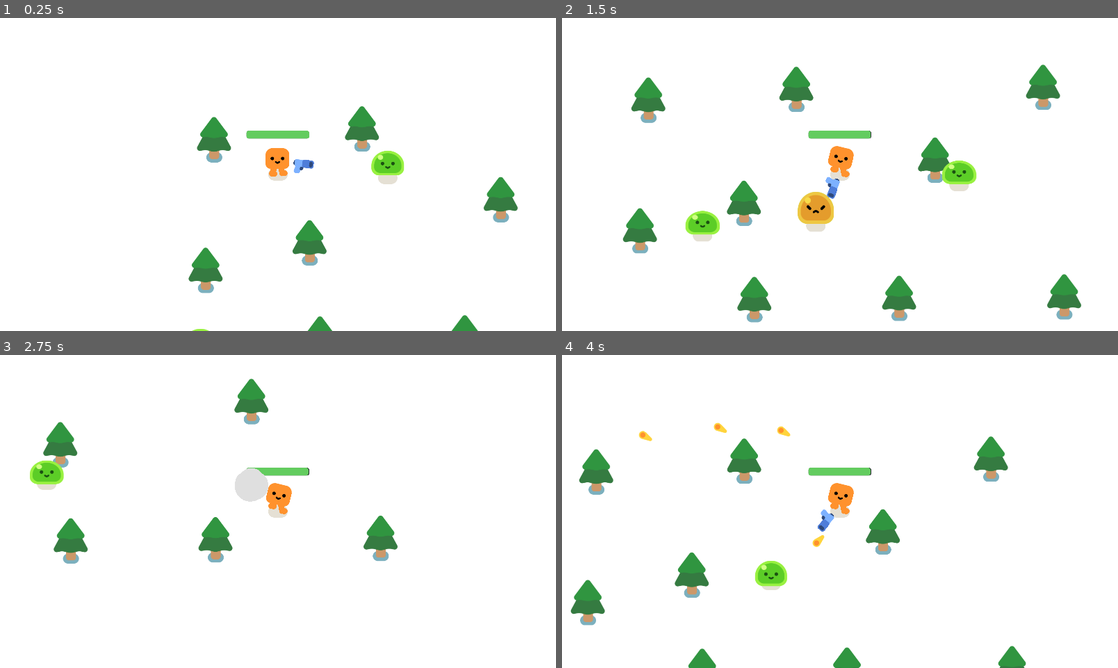
Above: before the commit, frames 1-4 (two rows, left to right).
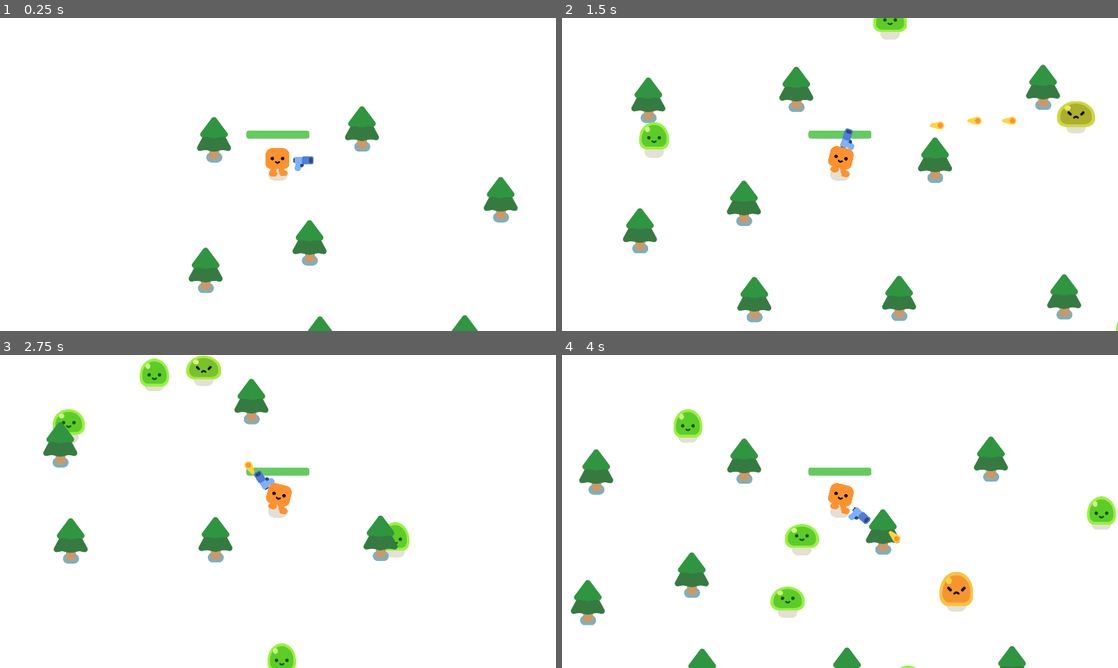
Above: after the commit, the same moments.

Repository: marjangoglani/2D_project_start_tutorial
Game: Godot game, scene res://game.tscn
Same seed, same stepped clock (60 frames per second), same inputs: the game is played once before the commit and once after it.
Inputs:
- Up to frame 1 (0.25 s): no input
- Up to frame 2 (1.5 s): hold D (move_right) 0.53-1.28 s; hold S (move_down) from 1.28 s (still down)
- Up to frame 3 (2.75 s): release S (move_down) at 2.03 s; hold D (move_right) from 2.03 s (still down)
- Up to frame 4 (4 s): release D (move_right) at 2.78 s; hold W (move_up) 2.78-3.53 s; hold A (move_left) from 3.53 s (still down)

The runs differ from the first frame. In frame 1, 0.6% of the frame differs, in the area x 34-73%, y 42-100%; in frame 2, 3.3%; in frame 3, 2.9%; in frame 4, 3.4%, in the area x 13-100%, y 17-100%.

Commit message:
first godot tutorial game done

Diff:
--- /dev/null
+++ b/game.gd
@@ -0,0 +1,16 @@
+extends Node2D
+
+func spawn_mob():
+	var new_mob = preload("res://mob.tscn").instantiate()
+	%PathFollow2D.progress_ratio = randf()
+	new_mob.global_position = %PathFollow2D.global_position
+	add_child(new_mob)
+
+
+func _on_timer_timeout():
+	spawn_mob()
+
+
+func _on_player_health_depleted():
+	%GameOverScreen.visible = true
+	get_tree().paused = true
--- a/game.tscn
+++ b/game.tscn
@@ -1,11 +1,18 @@
-[gd_scene load_steps=4 format=3 uid="uid://cfdrqyretsuhq"]
+[gd_scene load_steps=5 format=3 uid="uid://cfdrqyretsuhq"]
 
+[ext_resource type="Script" path="res://game.gd" id="1_3bls4"]
 [ext_resource type="PackedScene" uid="uid://cowpnq1ffyhgo" path="res://player.tscn" id="1_l12tr"]
 [ext_resource type="PackedScene" uid="uid://dn8p8i856plmn" path="res://pine_tree.tscn" id="2_d1lm6"]
-[ext_resource type="PackedScene" uid="uid://clnth4whpyolp" path="res://mob.tscn" id="3_3w6nk"]
+
+[sub_resource type="Curve2D" id="Curve2D_xugvu"]
+_data = {
+"points": PackedVector2Array(0, 0, 0, 0, -131, -127, 0, 0, 0, 0, 2072, -148, 0, 0, 0, 0, 2103, 1257, 0, 0, 0, 0, -119, 1263, 0, 0, 0, 0, -128, -139)
+}
+point_count = 5
 
 [node name="game" type="Node2D"]
 y_sort_enabled = true
+script = ExtResource("1_3bls4")
 
 [node name="CanvasLayer" type="CanvasLayer" parent="."]
 layer = -10
@@ -17,6 +24,15 @@
 [node name="player" parent="." instance=ExtResource("1_l12tr")]
 y_sort_enabled = true
 position = Vector2(471, 309)
+
+[node name="Path2D" type="Path2D" parent="player"]
+position = Vector2(-471, -309)
+curve = SubResource("Curve2D_xugvu")
+
+[node name="PathFollow2D" type="PathFollow2D" parent="player/Path2D"]
+unique_name_in_owner = true
+position = Vector2(-131, -127)
+rotation = -0.00953217
 
 [node name="pine_tree" parent="." instance=ExtResource("2_d1lm6")]
 position = Vector2(222, 697)
@@ -45,14 +61,38 @@
 [node name="pine_tree8" parent="." instance=ExtResource("2_d1lm6")]
 position = Vector2(1614, 202)
 
-[node name="mob" parent="." instance=ExtResource("3_3w6nk")]
-position = Vector2(174, 1004)
+[node name="Timer" type="Timer" parent="."]
+wait_time = 0.3
+autostart = true
 
-[node name="mob2" parent="." instance=ExtResource("3_3w6nk")]
-position = Vector2(925, 323)
+[node name="GameOverScreen" type="CanvasLayer" parent="."]
+unique_name_in_owner = true
+visible = false
 
-[node name="mob3" parent="." instance=ExtResource("3_3w6nk")]
-position = Vector2(939, 1031)
+[node name="ColorRect" type="ColorRect" parent="GameOverScreen"]
+anchors_preset = 15
+anchor_right = 1.0
+anchor_bottom = 1.0
+grow_horizontal = 2
+grow_vertical = 2
+color = Color(0, 0, 0, 0.639216)
 
-[node name="mob4" parent="." instance=ExtResource("3_3w6nk")]
-position = Vector2(1760, 589)
+[node name="Label" type="Label" parent="GameOverScreen/ColorRect"]
+layout_mode = 1
+anchors_preset = 8
+anchor_left = 0.5
+anchor_top = 0.5
+anchor_right = 0.5
+anchor_bottom = 0.5
+offset_left = -43.5
+offset_top = -11.5
+offset_right = 43.5
+offset_bottom = 11.5
+grow_horizontal = 2
+grow_vertical = 2
+theme_override_colors/font_color = Color(1, 1, 1, 1)
+theme_override_font_sizes/font_size = 171
+text = "Game Over"
+
+[connection signal="health_depleted" from="player" to="." method="_on_player_health_depleted"]
+[connection signal="timeout" from="Timer" to="." method="_on_timer_timeout"]
--- a/player.gd
+++ b/player.gd
@@ -14,7 +14,7 @@
 	else:
 		$HappyBoo.play_idle_animation()
 
-	const DAMAGE_RATE = 5.0
+	const DAMAGE_RATE = 25.0
 	var overlapping_mobs = %HurtBox.get_overlapping_bodies()
 	if overlapping_mobs.size() > 0:
 		health -= DAMAGE_RATE * overlapping_mobs.size() * delta
--- a/player.tscn
+++ b/player.tscn
@@ -8,7 +8,7 @@
 radius = 54.0093
 
 [sub_resource type="CircleShape2D" id="CircleShape2D_pxt78"]
-radius = 46.3897
+radius = 51.0882
 
 [sub_resource type="StyleBoxFlat" id="StyleBoxFlat_4dibf"]
 bg_color = Color(0.152941, 0.168627, 0.188235, 1)
@@ -46,7 +46,7 @@
 collision_mask = 2
 
 [node name="CollisionShape2D" type="CollisionShape2D" parent="HurtBox"]
-position = Vector2(-1, -51)
+position = Vector2(-1, -32)
 shape = SubResource("CircleShape2D_pxt78")
 debug_color = Color(0.862745, 0.231373, 0.686275, 0.419608)
 
